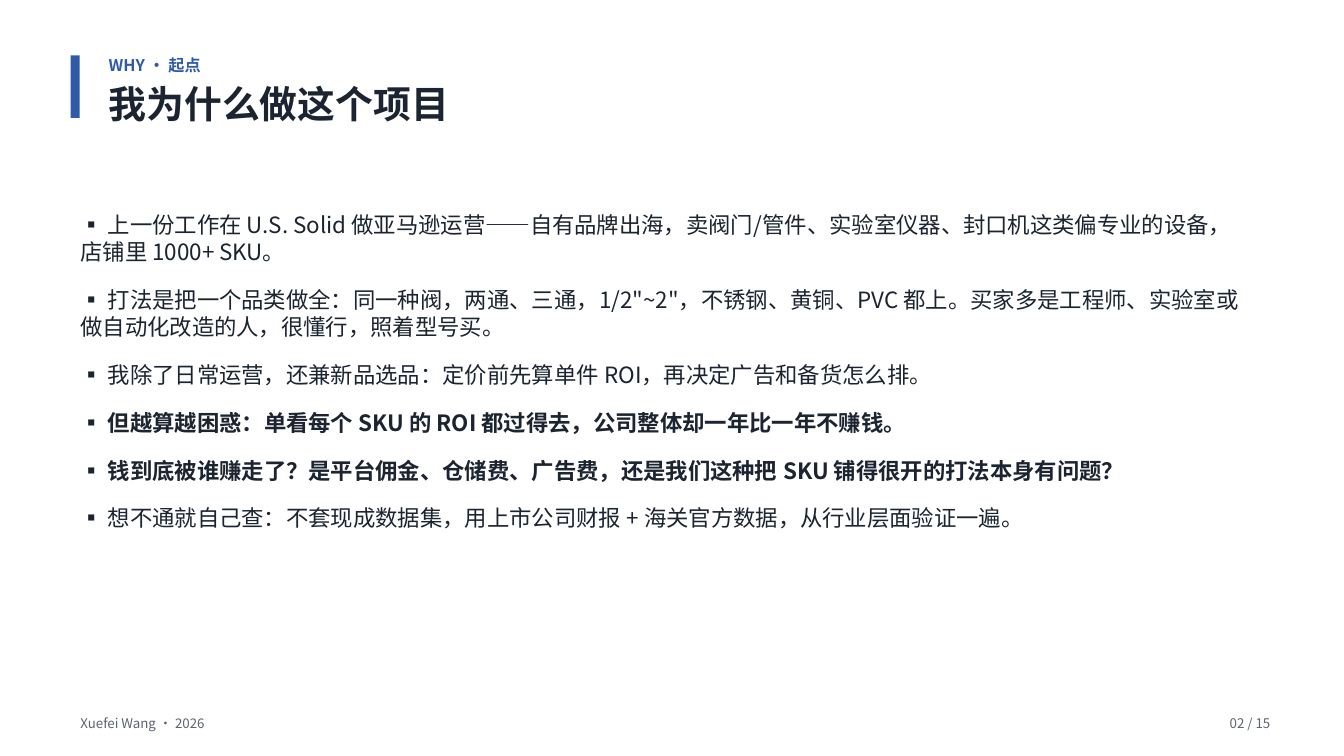
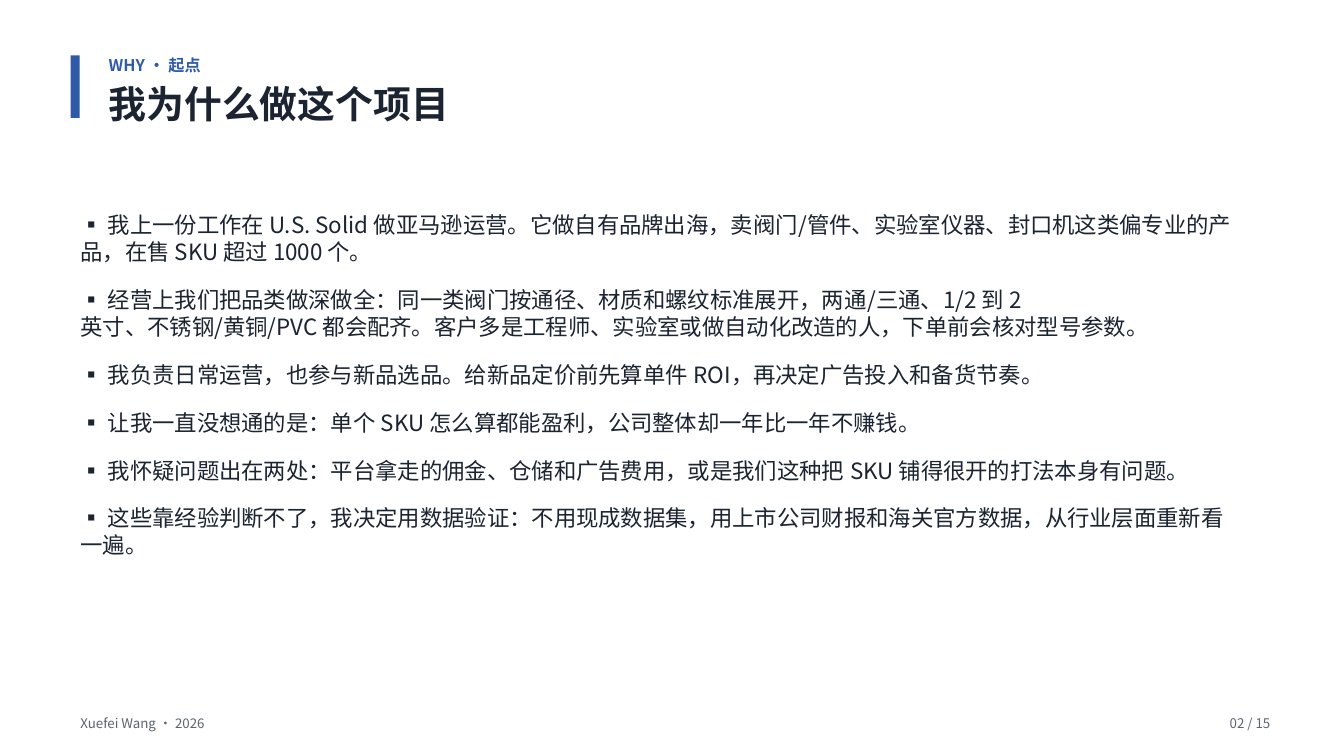
Before and after one commit to Ashely-sudo/cross-border-analysis, a slide deck: slide 2 of presentation/中国跨境电商出海赛道分析-项目故事-v2.pptx. Drawn at 1344x756 pixels with LibreOffice and Linux fonts; fonts in the diff are those of the drawing. Boxes give left, top, right and bottom in pixels: in the first picture for what was removed or moved away, otherwise in the second. Text is boxed around its words. In the diff, an @@ line names an element or a change of style, - is before the commit and + after.

Commit message:
docs: PPT S2起点页改为严肃书面表达，去掉加粗小标题感与口语化措辞

```diff
--- a/presentation/中国跨境电商出海赛道分析-项目故事-v2.pptx
+++ b/presentation/中国跨境电商出海赛道分析-项目故事-v2.pptx
@@ text at (80,214,1231,555): text changed @@
-▪ 上一份工作在 U.S. Solid 做亚马逊运营——自有品牌出海，卖阀门/管件、实验室仪器、封口机这类偏专业的设备，店铺里 1000+ SKU。
-▪ 打法是把一个品类做全：同一种阀，两通、三通，1/2"~2"，不锈钢、黄铜、PVC 都上。买家多是工程师、实验室或做自动化改造的人，很懂行，照着型号买。
-▪ 我除了日常运营，还兼新品选品：定价前先算单件 ROI，再决定广告和备货怎么排。
-▪ 但越算越困惑：单看每个 SKU 的 ROI 都过得去，公司整体却一年比一年不赚钱。
-▪ 钱到底被谁赚走了？是平台佣金、仓储费、广告费，还是我们这种把 SKU 铺得很开的打法本身有问题？
-▪ 想不通就自己查：不套现成数据集，用上市公司财报 + 海关官方数据，从行业层面验证一遍。
+▪ 我上一份工作在 U.S. Solid 做亚马逊运营。它做自有品牌出海，卖阀门/管件、实验室仪器、封口机这类偏专业的产品，在售 SKU 超过 1000 个。
+▪ 经营上我们把品类做深做全：同一类阀门按通径、材质和螺纹标准展开，两通/三通、1/2 到 2 英寸、不锈钢/黄铜/PVC 都会配齐。客户多是工程师、实验室或做自动化改造的人，下单前会核对型号参数。
+▪ 我负责日常运营，也参与新品选品。给新品定价前先算单件 ROI，再决定广告投入和备货节奏。
+▪ 让我一直没想通的是：单个 SKU 怎么算都能盈利，公司整体却一年比一年不赚钱。
+▪ 我怀疑问题出在两处：平台拿走的佣金、仓储和广告费用，或是我们这种把 SKU 铺得很开的打法本身有问题。
+▪ 这些靠经验判断不了，我决定用数据验证：不用现成数据集，用上市公司财报和海关官方数据，从行业层面重新看一遍。
```
Also in this commit, not shown: 1 other file.
